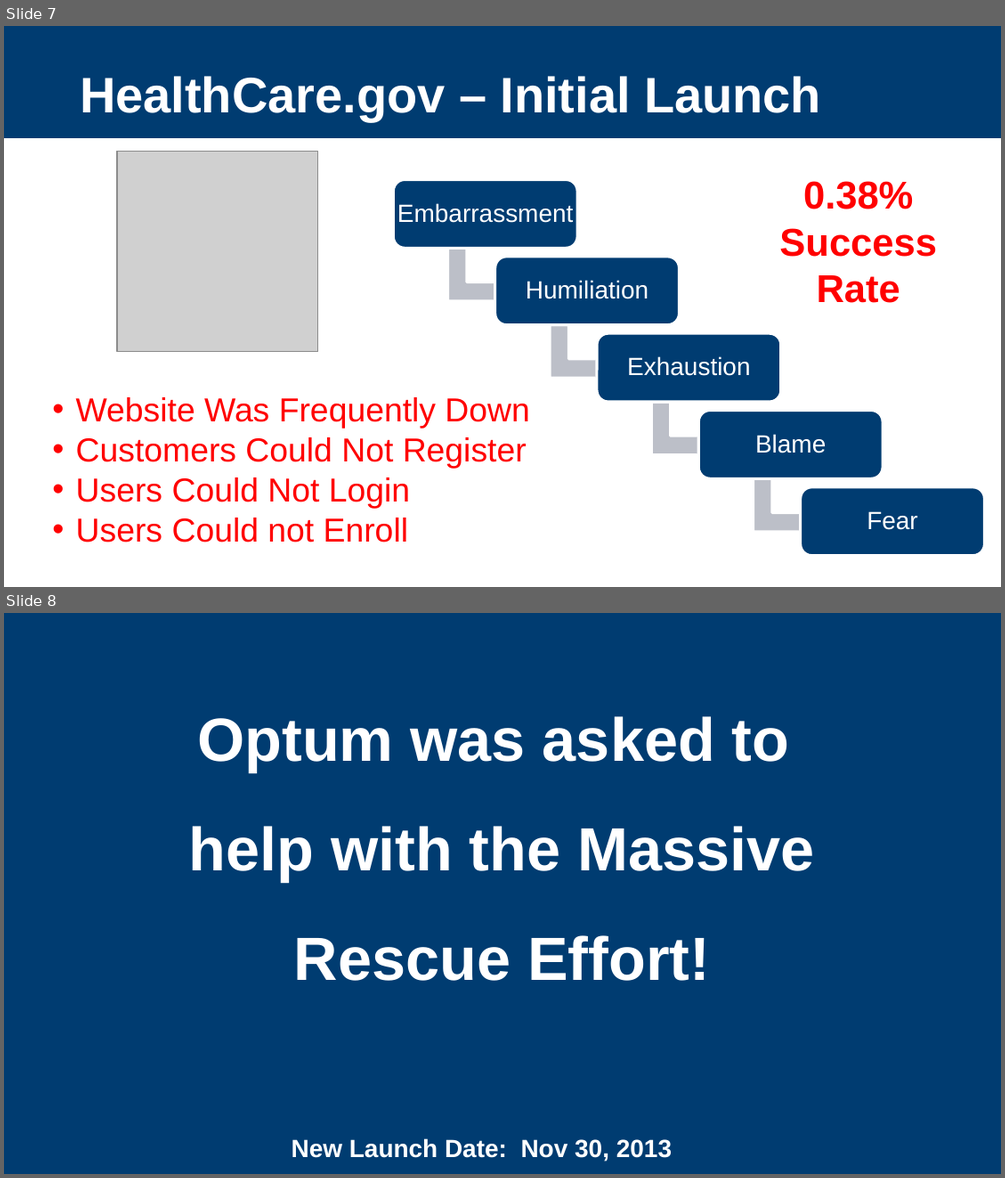
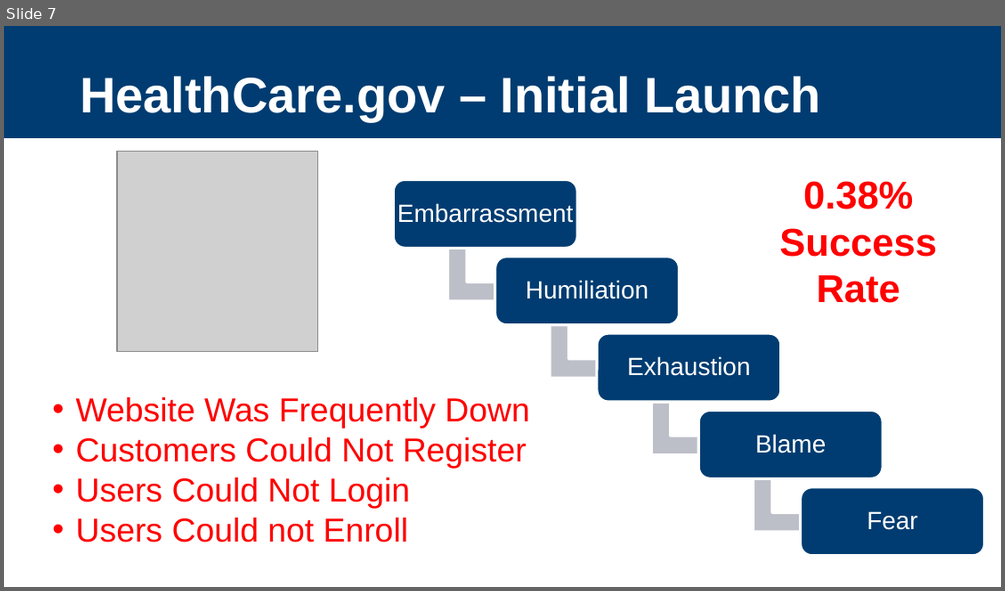
Before and after one commit to starrman777/presentations, a slide deck: ZeroDayAttack.pptx. Shown one above the other, each under a label of ours: slides 7 and 8 before the commit, slide 7 after it. The pictures are 1005x1178 and 1005x591 pixels, drawn with LibreOffice and Linux fonts; fonts in the diff are those of the drawing; grey boxes stand for pictures. Boxes give left, top, right and bottom in pixels: in the first picture for what was removed or moved away, otherwise in the second. Text is boxed around its words. In the diff, an @@ line names an element or a change of style, - is before the commit and + after.

```diff
--- a/ZeroDayAttack.pptx
+++ b/ZeroDayAttack.pptx
@@ slide 8 removed at (4,613,1001,1174), background #003C71 @@
@@ text removed at (189,716,815,981) @@
-Optum was asked to
-help with the Massive Rescue Effort!
@@ text removed at (291,1138,672,1161) @@
-  New Launch Date: Nov 30, 2013
```
Also in this commit, not shown: 1 slide changed, 1 other slide removed.
